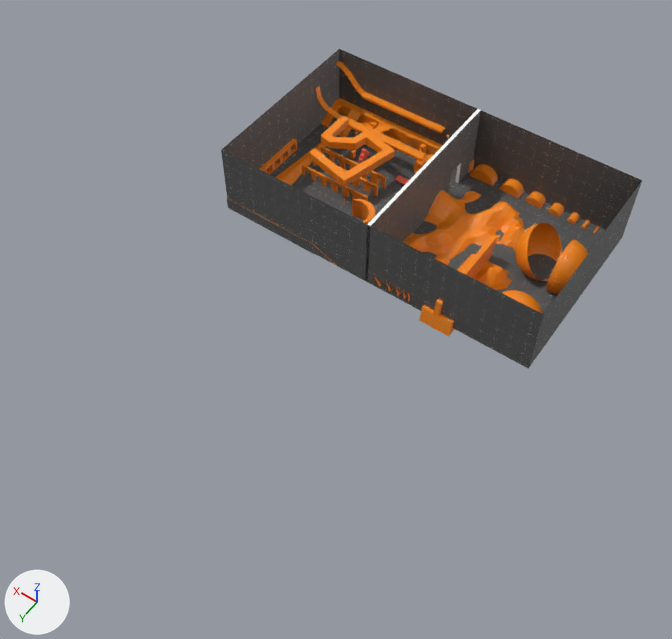
Renders of the glTF model public/level.glb from each side of a commit.
The view is the same before and after, from a camera (50 mm lens) standing at (-104.3, 161.3, 163.0) and looking at (-22.8, 47.2, -16.3). The lights are fixed; the arrows at lower left show +X, +Y and +Z. The first picture is the older version. Where no turn or scale is listed for an object, it has been applied to the vertices. Vertices at exactly the same position are counted once.

Objects in the first picture: 'level' and 1 more.
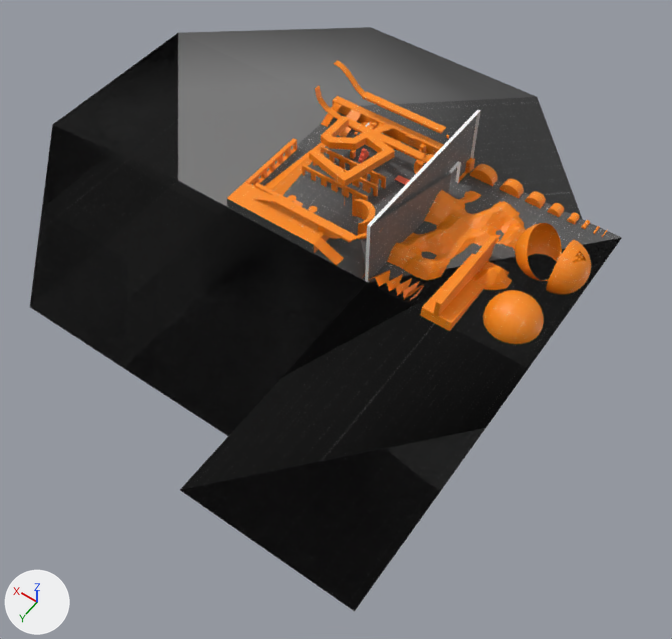
Where the newer file only moved an object's origin or applied its transform, the numbers keep the older frame.

Pixel boxes (x1, y1, x2, y2) of what changed, in the pictures (672 x 639 px):
'level', reshaped, rescaled (41% wider, 83% taller): before (221, 49, 642, 368); after (30, 27, 622, 611)

The change in detail:
me_level is used by ob_level; location (0.0, 0.0, 0.0).
me_level had 4862 vertices, 8512 faces and spanned x -71.1..12.8, y -3.2..45.5, z -5.4..18.0.
me_level now has 4867 vertices, 8514 faces and spans x -71.1..69.8, y -48.0..109.1, z -9.2..18.0.
me_level part 1: 9 vertices removed from x -71.1..11.9, y -2.8..44.1, z -0.7..18.0; 14 vertices added at x -71.1..69.8, y -48.0..109.1, z -9.2..-0.7.
Object 'level' (ob_level) is rescaled from (1.0, 1.0, 1.0) to (1.0, 1.0, 0.99).
